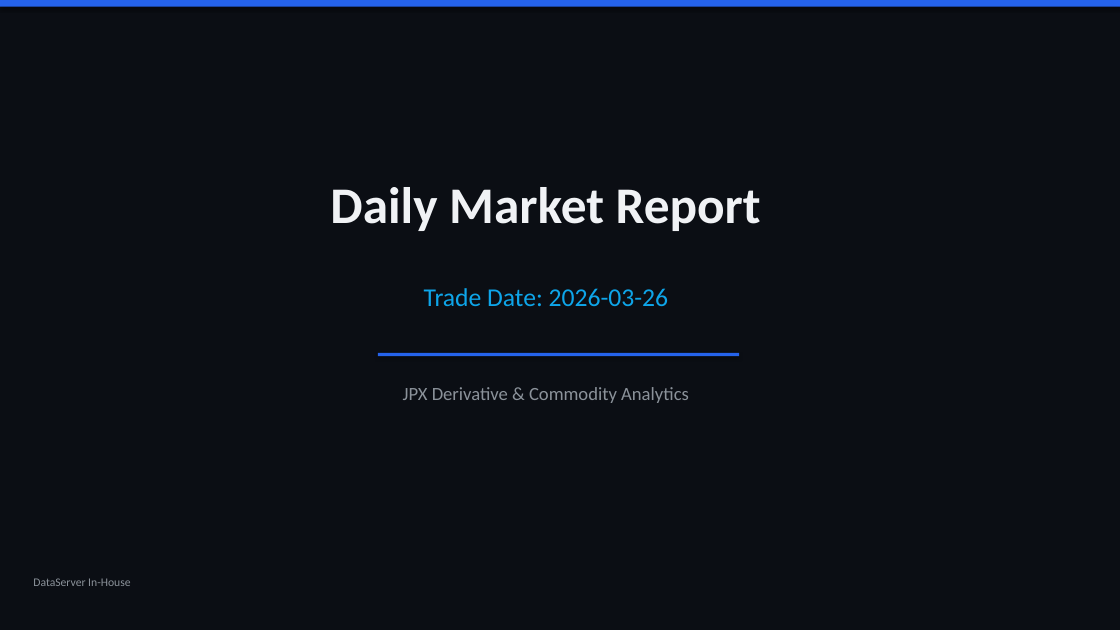
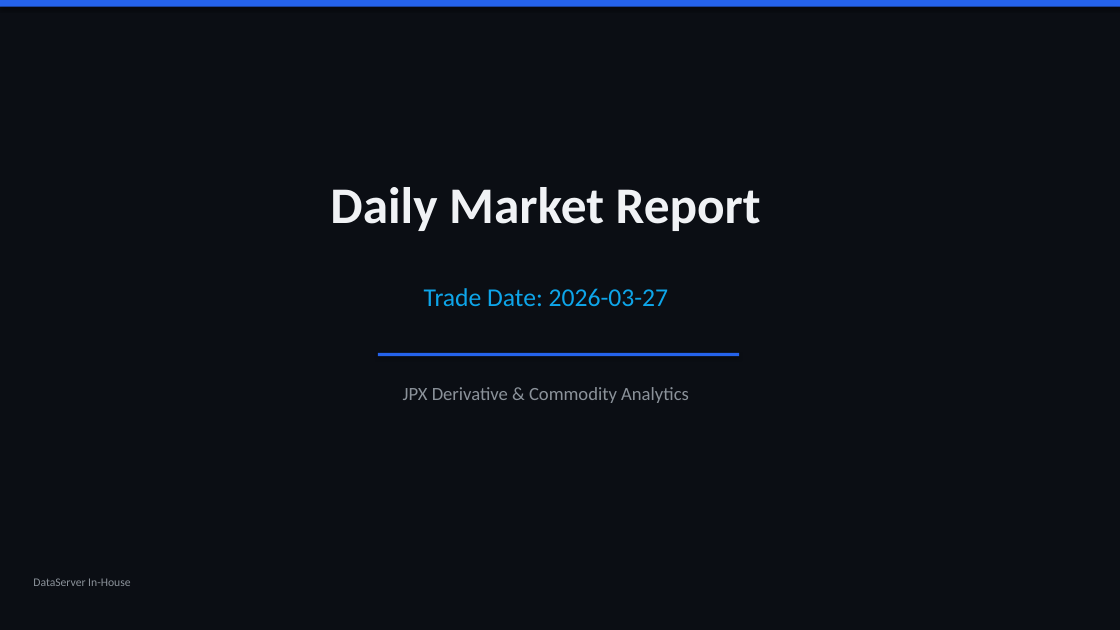
Before and after one commit to hozaki45/DataServerInhouse, a slide deck: slide 1 of docs/chartpack/latest.pptx. Drawn at 1120x630 pixels with LibreOffice and Linux fonts; fonts in the diff are those of the drawing. Boxes give left, top, right and bottom in pixels: in the first picture for what was removed or moved away, otherwise in the second. Text is boxed around its words. In the diff, an @@ line names an element or a change of style, - is before the commit and + after.

```diff
--- a/docs/chartpack/latest.pptx
+++ b/docs/chartpack/latest.pptx
@@ text at <box>424,288,668,306</box>: text changed @@
-Trade Date: 2026-03-26
+Trade Date: 2026-03-27
```
Also in this commit, not shown: 5 other slides changed, 5 other files.
